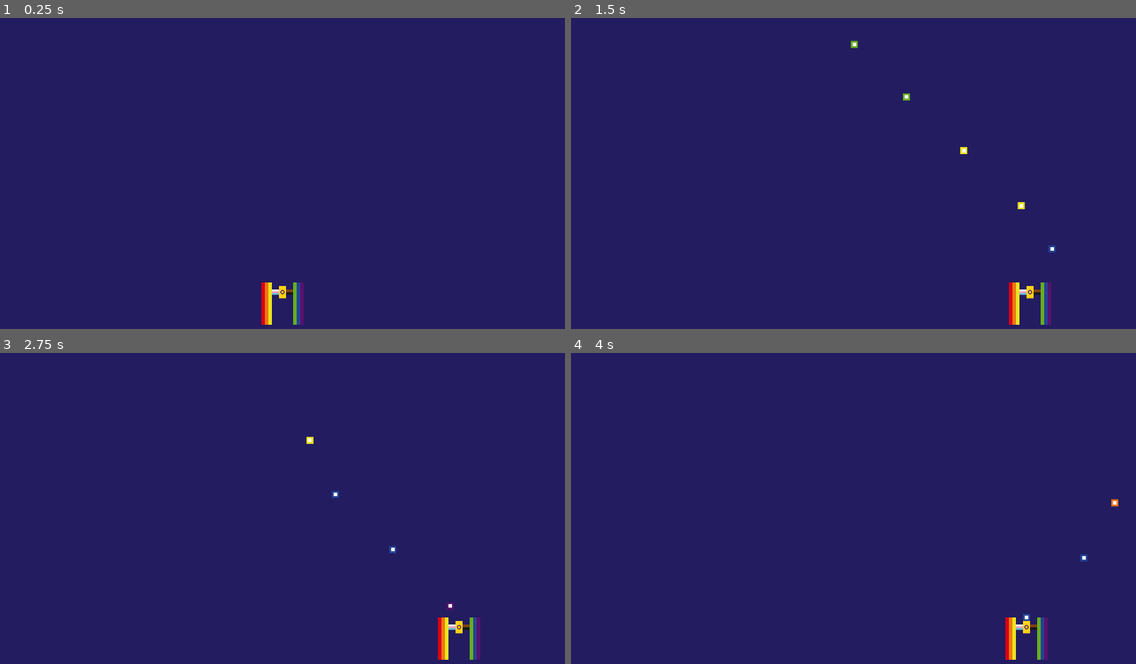
Above: before the commit, frames 1-4 (two rows, left to right).
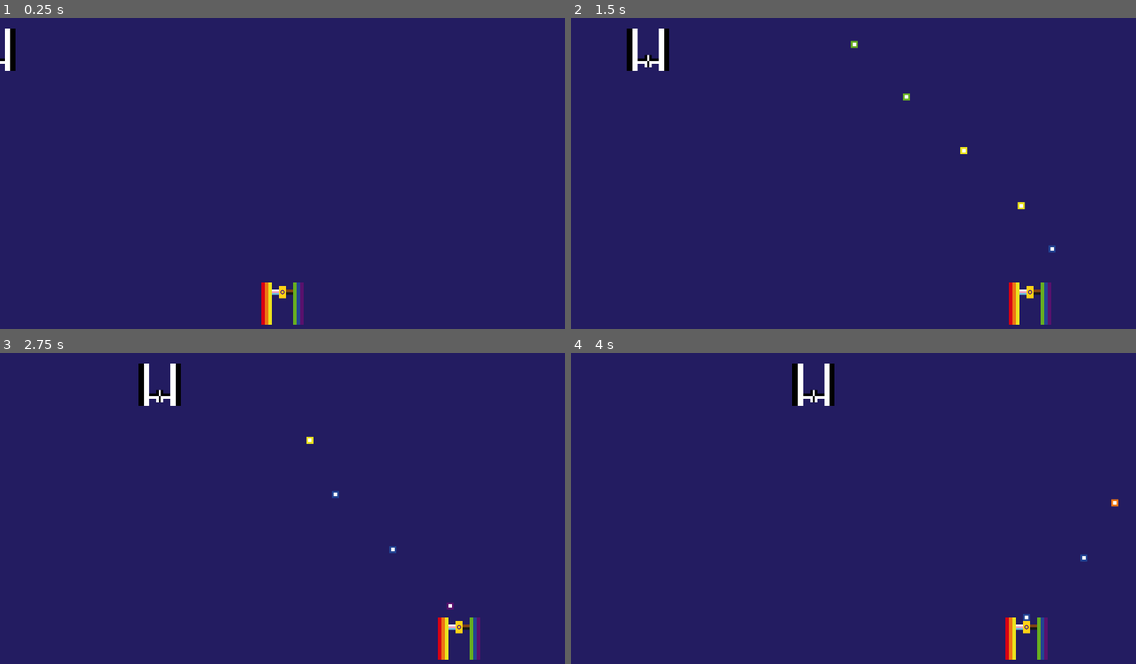
Above: after the commit, the same moments.

Repository: yndajas/qgjam-2023
Game: Godot game, scene res://main.tscn
The game is run twice, just before and just after one commit, with the same random seed, the same clock (stepped at 60 frames per second) and the same inputs. The project has no main scene, so this scene is started directly.
Inputs:
- Up to frame 1 (0.25 s): no input
- Up to frame 2 (1.5 s): hold Right (move_right) 0.53-1.28 s; hold Space (fire) 0.53-1.28 s; hold Left (move_left) from 1.28 s (still down); tap Space (fire) at 1.35 s
- Up to frame 3 (2.75 s): release Left (move_left) at 2.03 s; hold Right (move_right) from 2.03 s (still down); hold Space (fire) from 2.03 s (still down)
- Up to frame 4 (4 s): release Space (fire) at 2.78 s; tap Space (fire) at 2.85 s; release Right (move_right) at 3.53 s; hold Left (move_left) from 3.53 s (still down); hold Space (fire) from 3.53 s (still down)

The runs differ from the first frame. In frame 1, 0.3% of the frame differs, in the area x 0-3%, y 3-18%; in frame 2, 0.6%, in the area x 9-18%, y 3-18%; in frame 3, 0.6%; in frame 4, 0.6%.

Commit message:
Spawn enemy on main scene ready

Diff:
--- a/main.tscn
+++ b/main.tscn
@@ -1,8 +1,10 @@
-[gd_scene load_steps=2 format=3 uid="uid://crgnvs7u0lb24"]
+[gd_scene load_steps=3 format=3 uid="uid://crgnvs7u0lb24"]
 
+[ext_resource type="Script" path="res://scripts/main.gd" id="1_0pve6"]
 [ext_resource type="PackedScene" uid="uid://b5jjbttu580bu" path="res://scenes/player.tscn" id="1_xxnlq"]
 
 [node name="Main" type="Node2D"]
+script = ExtResource("1_0pve6")
 
 [node name="Player" parent="." instance=ExtResource("1_xxnlq")]
 position = Vector2(640, 648)
--- a/scripts/enemy.gd
+++ b/scripts/enemy.gd
@@ -1,5 +1,6 @@
 extends CharacterBody2D
 
+const EXPECTED_ENEMY_EDGE_OFFSET: int = 48
 const SPEED: float = 150.0
 @onready var sprite: Sprite2D = $Sprite2D
 @onready var sprite_size: float = sprite.get_rect().size[0]
--- /dev/null
+++ b/scripts/main.gd
@@ -0,0 +1,19 @@
+extends Node2D
+
+var enemy_scene: PackedScene = preload("res://scenes/enemy.tscn")
+
+
+func _ready() -> void:
+	spawn_enemy()
+
+
+func _process(_delta: float) -> void:
+	pass
+
+
+func spawn_enemy() -> void:
+	var enemy: CharacterBody2D = enemy_scene.instantiate()
+	enemy.global_position = Vector2(
+		-enemy.EXPECTED_ENEMY_EDGE_OFFSET, enemy.EXPECTED_ENEMY_EDGE_OFFSET + 24
+	)
+	get_tree().get_root().add_child.call_deferred(enemy)
Not shown, changed: TODO.md
